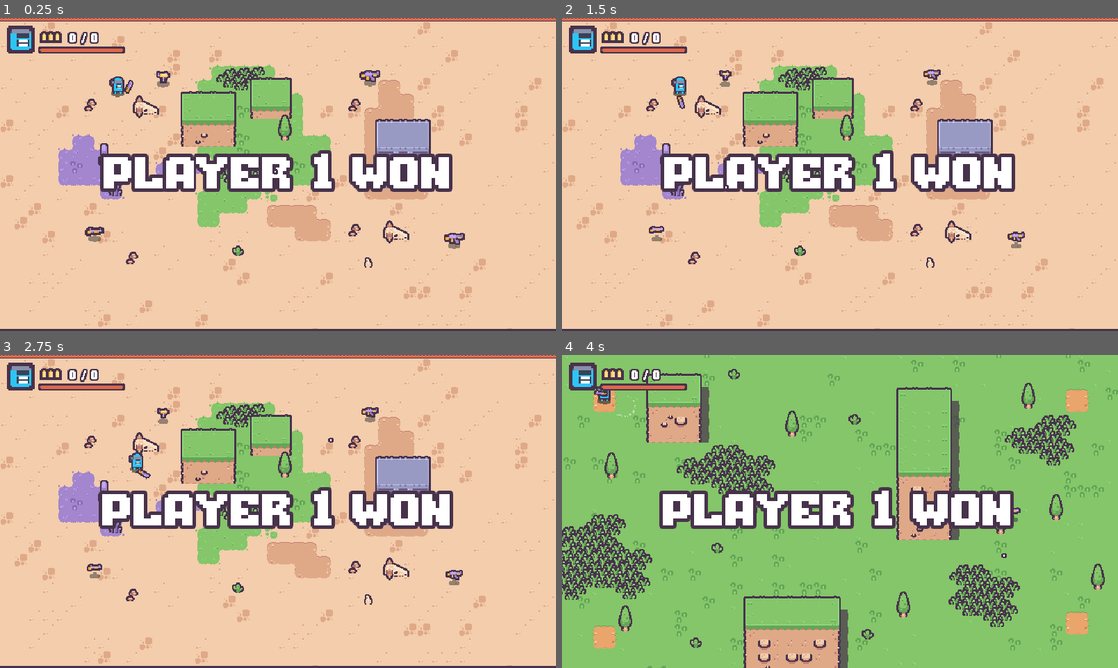
Above: before the commit, frames 1-4 (two rows, left to right).
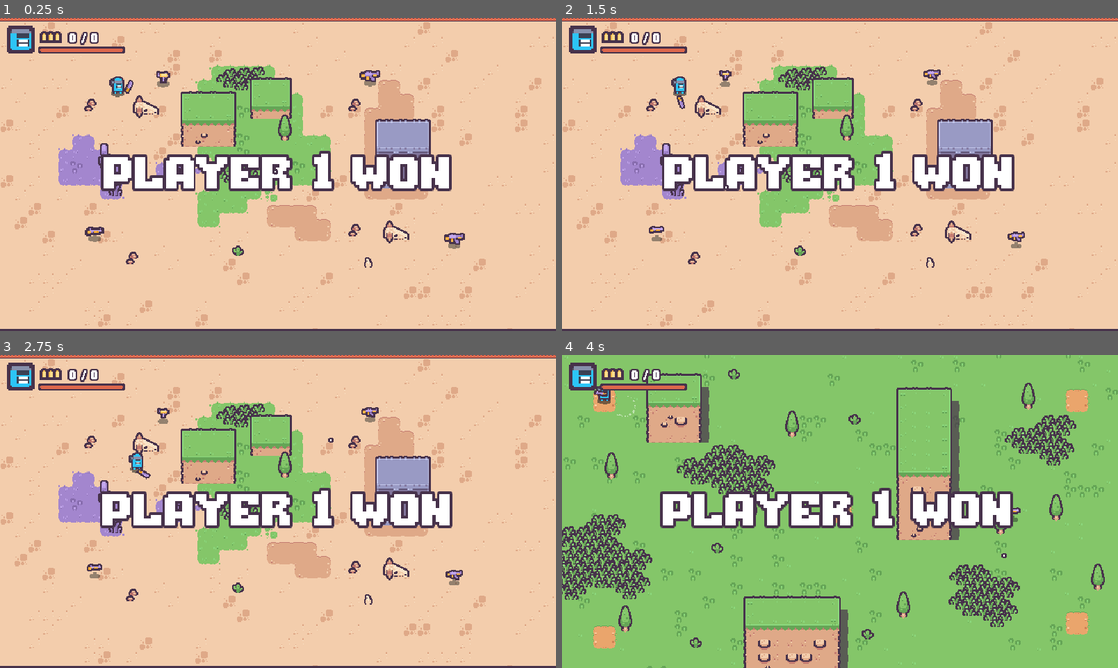
Above: after the commit, the same moments.

Repository: Kyrlio/Desert_Shooter
Game: Godot game, scene res://scenes/multiplayer/Level1/multiplayer_level_1.tscn
Same seed, same stepped clock (60 frames per second), same inputs: the game is played once before the commit and once after it. This scene is started directly instead of the project's main scene.
Inputs (mouse positions are in pixels of both pictures, inside the frame that each line leads up to):
- Up to frame 1 (0.25 s): no input
- Up to frame 2 (1.5 s): tap Enter at 0.5 s; move the mouse to (962, 158) at 0.52 s; tap E (player0_next_skin) at 0.6 s; click (962, 158) at 0.67 s; move the mouse to (728, 190) at 1.27 s; tap Q (player0_prev_skin) at 1.35 s; click (728, 190) at 1.42 s
- Up to frame 3 (2.75 s): tap Space at 2 s; move the mouse to (333, 442) at 2.02 s; tap E (player0_next_skin) at 2.1 s; click (333, 442) at 2.17 s
- Up to frame 4 (4 s): move the mouse to (812, 574) at 2.77 s; tap Q (player0_prev_skin) at 2.85 s; click (812, 574) at 2.92 s; move the mouse to (1006, 558) at 3.52 s; tap E (player0_next_skin) at 3.6 s; click (1006, 558) at 3.67 s

The runs differ from the first frame. In frame 1, 0.6% of the frame differs, in the area x 18-82%, y 42-56%; in frame 2, 0.6%, in the area x 17-82%, y 42-56%; in frame 3, 0.6%; in frame 4, 0.5%.

Commit message:
cartridge particles added when shooting

Diff:
--- /dev/null
+++ b/scenes/effect/cartridge_particles/cartridge_particles.tscn
@@ -0,0 +1,127 @@
+[gd_scene load_steps=10 format=3 uid="uid://81occ8372avj"]
+
+[ext_resource type="Texture2D" uid="uid://de2pls2g5iy6r" path="res://assets/Tiles/Tiles/tile_0225.png" id="1_mwjj1"]
+
+[sub_resource type="Animation" id="Animation_mwjj1"]
+length = 0.001
+tracks/0/type = "value"
+tracks/0/imported = false
+tracks/0/enabled = true
+tracks/0/path = NodePath("GPUParticles2D:emitting")
+tracks/0/interp = 1
+tracks/0/loop_wrap = true
+tracks/0/keys = {
+"times": PackedFloat32Array(0),
+"transitions": PackedFloat32Array(1),
+"update": 1,
+"values": [false]
+}
+tracks/1/type = "value"
+tracks/1/imported = false
+tracks/1/enabled = true
+tracks/1/path = NodePath(".:z_index")
+tracks/1/interp = 1
+tracks/1/loop_wrap = true
+tracks/1/keys = {
+"times": PackedFloat32Array(0),
+"transitions": PackedFloat32Array(1),
+"update": 1,
+"values": [0]
+}
+
+[sub_resource type="Animation" id="Animation_2c8me"]
+resource_name = "default"
+length = 7.0
+step = 0.5
+tracks/0/type = "value"
+tracks/0/imported = false
+tracks/0/enabled = true
+tracks/0/path = NodePath("GPUParticles2D:emitting")
+tracks/0/interp = 1
+tracks/0/loop_wrap = true
+tracks/0/keys = {
+"times": PackedFloat32Array(0),
+"transitions": PackedFloat32Array(1),
+"update": 1,
+"values": [true]
+}
+tracks/1/type = "method"
+tracks/1/imported = false
+tracks/1/enabled = true
+tracks/1/path = NodePath(".")
+tracks/1/interp = 1
+tracks/1/loop_wrap = true
+tracks/1/keys = {
+"times": PackedFloat32Array(7),
+"transitions": PackedFloat32Array(1),
+"values": [{
+"args": [],
+"method": &"queue_free"
+}]
+}
+tracks/2/type = "value"
+tracks/2/imported = false
+tracks/2/enabled = true
+tracks/2/path = NodePath(".:z_index")
+tracks/2/interp = 1
+tracks/2/loop_wrap = true
+tracks/2/keys = {
+"times": PackedFloat32Array(0, 0.5),
+"transitions": PackedFloat32Array(1, 1),
+"update": 1,
+"values": [1, 0]
+}
+
+[sub_resource type="AnimationLibrary" id="AnimationLibrary_etwbc"]
+_data = {
+&"RESET": SubResource("Animation_mwjj1"),
+&"default": SubResource("Animation_2c8me")
+}
+
+[sub_resource type="Curve" id="Curve_mwjj1"]
+_data = [Vector2(0.5, 1), 0.0, 0.0, 0, 0, Vector2(1, 0), -5.0823545, 0.0, 0, 0]
+point_count = 2
+
+[sub_resource type="CurveTexture" id="CurveTexture_2c8me"]
+curve = SubResource("Curve_mwjj1")
+
+[sub_resource type="Curve" id="Curve_udoji"]
+_limits = [0.0, 100.0, 0.0, 1.0]
+_data = [Vector2(0.027777784, 1.6806793), 0.0, 6.769532, 0, 0, Vector2(0.2936508, 98.90756), 208.84383, 0.0, 0, 0]
+point_count = 2
+
+[sub_resource type="CurveTexture" id="CurveTexture_yu834"]
+curve = SubResource("Curve_udoji")
+
+[sub_resource type="ParticleProcessMaterial" id="ParticleProcessMaterial_n41nw"]
+particle_flag_disable_z = true
+angle_min = -156.99998
+angle_max = 1.0728835e-05
+direction = Vector3(-1, -2, 0)
+spread = 10.0
+initial_velocity_min = 150.0
+initial_velocity_max = 200.0
+gravity = Vector3(0, 800, 0)
+damping_min = 100.00001
+damping_max = 100.00001
+damping_curve = SubResource("CurveTexture_yu834")
+alpha_curve = SubResource("CurveTexture_2c8me")
+
+[node name="CartridgeParticles" type="Node2D"]
+
+[node name="AnimationPlayer" type="AnimationPlayer" parent="."]
+libraries = {
+&"": SubResource("AnimationLibrary_etwbc")
+}
+autoplay = "default"
+
+[node name="GPUParticles2D" type="GPUParticles2D" parent="."]
+emitting = false
+amount = 1
+texture = ExtResource("1_mwjj1")
+lifetime = 5.0
+one_shot = true
+explosiveness = 0.9
+fixed_fps = 0
+interpolate = false
+process_material = SubResource("ParticleProcessMaterial_n41nw")
--- a/scenes/entities/player/player.gd
+++ b/scenes/entities/player/player.gd
@@ -207,6 +207,11 @@
 
 func get_movement_vector() -> Vector2:
 	return input_controller.movement_vector if input_controller else Vector2.ZERO
+
+## Return 1 for right
+## -1 for left
+func get_facing_direction():
+	return visuals.scale.x
 
 
 # ========== DASH SYSTEM (Used by State Machine) ==========
--- a/scenes/multiplayer/Level1/multiplayer_level_1.tscn
+++ b/scenes/multiplayer/Level1/multiplayer_level_1.tscn
@@ -1263,7 +1263,7 @@
 pivot_offset = Vector2(204, 32)
 size_flags_horizontal = 4
 theme_override_colors/font_outline_color = Color(0.2784314, 0.19607843, 0.29411766, 1)
-theme_override_constants/outline_size = 16
+theme_override_constants/outline_size = 12
 theme_override_font_sizes/font_size = 64
 text = "PLAYER 0 WON"
 horizontal_alignment = 1
--- a/scenes/multiplayer/Level2/multiplayer_level_2.tscn
+++ b/scenes/multiplayer/Level2/multiplayer_level_2.tscn
@@ -30,7 +30,7 @@
 grow_vertical = 2
 pivot_offset = Vector2(204, 32)
 theme_override_colors/font_outline_color = Color(0.2784314, 0.19607843, 0.29411766, 1)
-theme_override_constants/outline_size = 16
+theme_override_constants/outline_size = 12
 theme_override_font_sizes/font_size = 64
 text = "PLAYER 0 WON"
 
--- a/scenes/multiplayer/Level3/multiplayer_level_3.tscn
+++ b/scenes/multiplayer/Level3/multiplayer_level_3.tscn
@@ -29,7 +29,7 @@
 grow_vertical = 2
 pivot_offset = Vector2(204, 32)
 theme_override_colors/font_outline_color = Color(0.2784314, 0.19607843, 0.29411766, 1)
-theme_override_constants/outline_size = 16
+theme_override_constants/outline_size = 12
 theme_override_font_sizes/font_size = 64
 text = "PLAYER 0 WON"
 
--- a/scenes/multiplayer/Level4/multiplayer_level_4.tscn
+++ b/scenes/multiplayer/Level4/multiplayer_level_4.tscn
@@ -29,7 +29,7 @@
 grow_vertical = 2
 pivot_offset = Vector2(204, 32)
 theme_override_colors/font_outline_color = Color(0.2784314, 0.19607843, 0.29411766, 1)
-theme_override_constants/outline_size = 16
+theme_override_constants/outline_size = 12
 theme_override_font_sizes/font_size = 64
 text = "PLAYER 0 WON"
 
--- a/scripts/weapon.gd
+++ b/scripts/weapon.gd
@@ -24,6 +24,7 @@
 
 var bullet_scene: PackedScene = preload("uid://ccqop2oca0tcc")
 var muzzle_flash_scene: PackedScene = preload("uid://we7xx2omqegd")
+var cartridge_scene: PackedScene = preload("uid://81occ8372avj")
 
 var weapon_owner: Player
 var _cooldown := 0.0
@@ -160,15 +161,30 @@
 	animation_player.play("fire")
 	weapon_stream_player.play()
 
+	_spawn_muzzle_flash()
+	if weapon_owner.get_current_weapon().name == "Shotgun":
+		for i in range(7):
+			_spawn_cartridge_particles()
+	_spawn_cartridge_particles()
+
+	GameCamera.shake(1)
+
+
+func _spawn_muzzle_flash() -> void:
 	var muzzle_flash: Node2D = muzzle_flash_scene.instantiate()
 	muzzle_flash.global_position = barrel_position.global_position
 	muzzle_flash.rotation = barrel_position.global_rotation
 	weapon_owner.get_parent().add_child(muzzle_flash)
 
-	GameCamera.shake(1)
-
-
-func _on_reloading_timer_timeout():
+
+func _spawn_cartridge_particles() -> void:
+	var cartridgde_particle: Node2D = cartridge_scene.instantiate()
+	cartridgde_particle.global_position = global_position
+	cartridgde_particle.scale.x = weapon_owner.get_facing_direction()
+	weapon_owner.get_parent().add_child(cartridgde_particle)
+
+
+func _on_reloading_timer_timeout() -> void:
 	weapon_owner.finished_reloading()
 	if number_total_ammo >= magazine_length:
 		number_total_ammo += number_bullets_in_magazine
